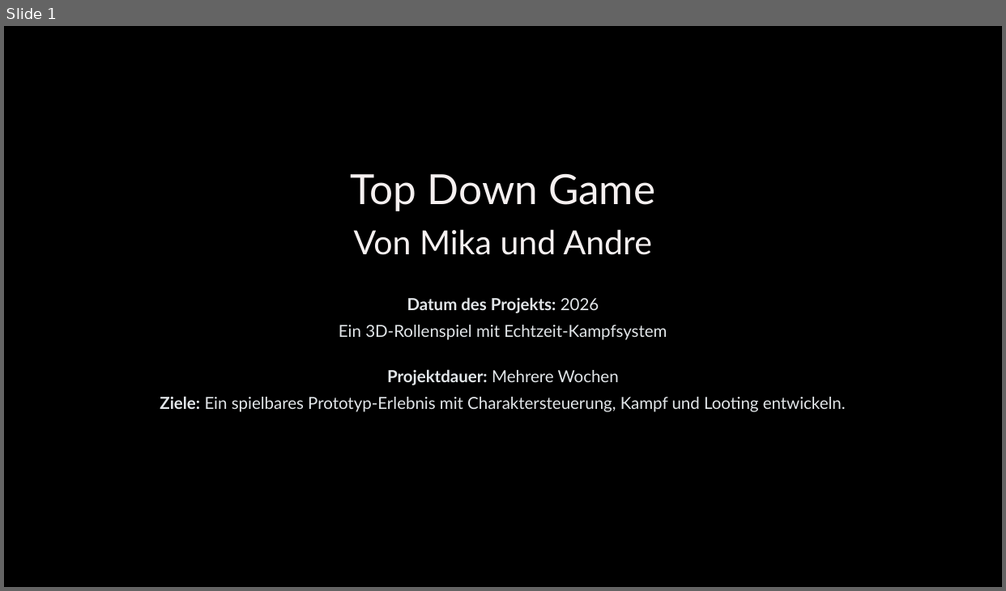
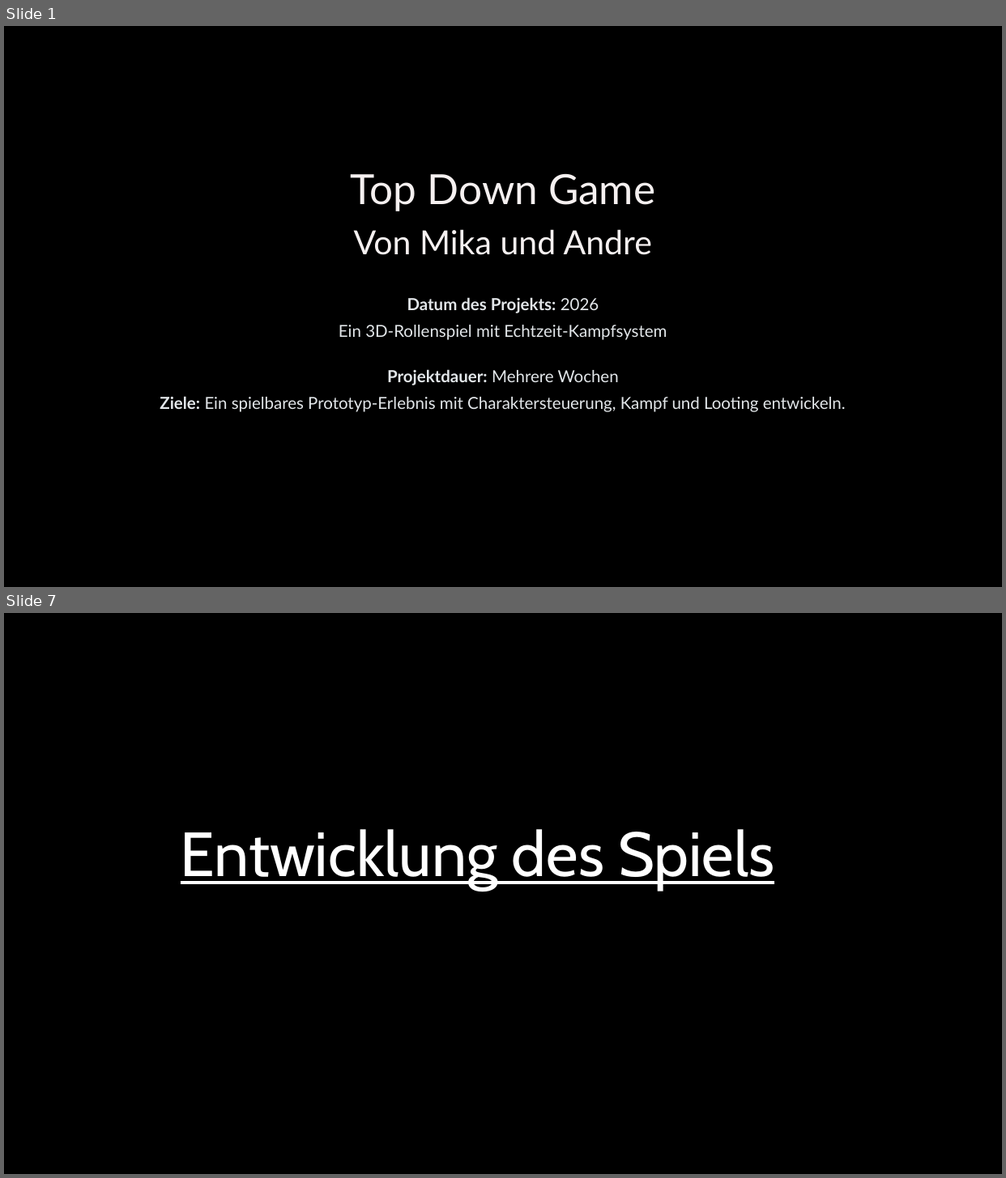
Before and after one commit to Spec06/Top-down-zombie-shooter, a slide deck: Präsi/Top-Down-Game.pptx. Shown one above the other, each under a label of ours: slide 1 before the commit, slides 1 and 7 after it; the slides between them are not shown. The pictures are 1006x591 and 1006x1178 pixels, drawn with LibreOffice and Linux fonts; fonts in the diff are those of the drawing. Boxes give left, top, right and bottom in pixels: in the first picture for what was removed or moved away, otherwise in the second. Text is boxed around its words. In the diff, an @@ line names an element or a change of style, - is before the commit and + after.

```diff
--- a/Präsi/Top-Down-Game.pptx
+++ b/Präsi/Top-Down-Game.pptx
@@ slide 7 added at [4,613,1002,1174], background #000000 @@
@@ text added at [181,829,774,890], 60 pt, text #FFFFFF, underline @@
+Entwicklung des Spiels
```
Also in this commit, not shown: 5 slides changed, 12 other slides added, 1 slide removed, 58 other files.
